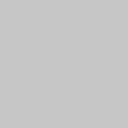
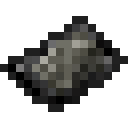
Comparing the layer stacks of the two 128 × 128 images. Changes:
added layer "图层 6" above "图层 1" over [16,40,112,104]
painted on "图层 1" over [0,16,128,112]
added layer "图层 5" (linear burn) above "paper" over [0,8,128,104]
added layer "paper" above "背景" over [8,16,128,112]
hid "背景" over [0,0,128,128]
